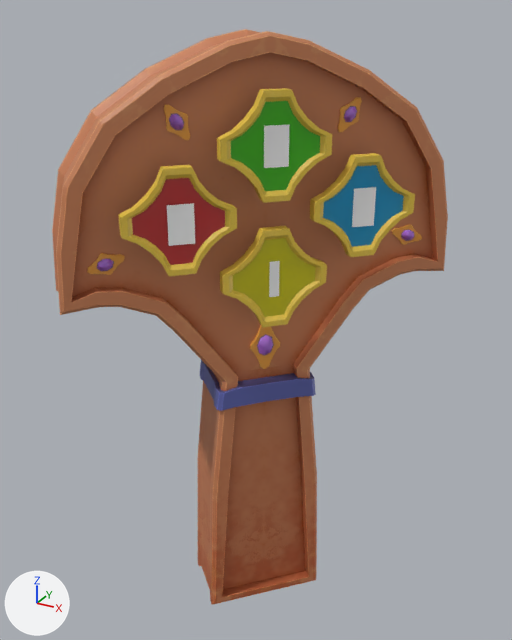
Before and after pictures for a commit that changed the FBX model Assets/1_Mesh3D/SM_Plate_001.fbx.
Rendered twice from a 50 mm lens placed at (0.926, -1.684, 1.776), pointed at (-0.015, 0.026, 0.921). Arrows for +X, +Y and +Z are at lower left; the lights stay in place. The picture after the commit comes second. Where no turn or scale is listed for an object, it has been applied to the vertices.

The first picture shows 'Plaque_Jaune', 'Plaque_Rouge', 'Plaque_Verte', 'Plaque_bleu', 'SM_Gem_001', 'SM_Plate_001_1', 'Text__TMP_', 'Text__TMP__1', 'Text__TMP__2', 'Text__TMP__3'.
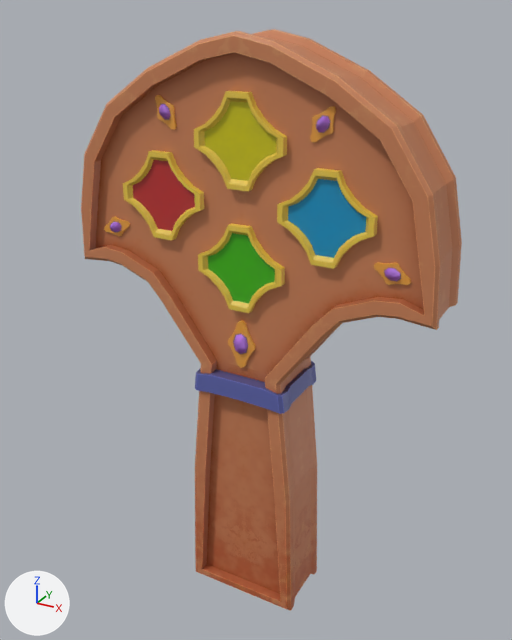
ob_group1 is not drawn itself; it is the parent of ob_plaque_bleu, ob_plaque_verte, ob_plaque_rouge, ob_plaque_jaune, ob_boxchecker.
ob_sm_plate_001 is not drawn itself; it is the parent of ob_sm_gem_001, ob_sm_plate_001_1, ob_sm_symbole_001, ob_sm_losange.

What differs and where, as boxes [x1, y1, x2, y2] in the pictures (512 x 640 px):
'SM_Plate_001_1', turned
    before: [52, 29, 448, 605]
    after: [81, 29, 462, 611]
'Plaque_Verte', surface changed, moved, rescaled, turned
    before: [217, 88, 332, 203]
    after: [194, 91, 287, 191]
'Plaque_bleu', moved, rescaled, turned
    before: [310, 153, 415, 257]
    after: [277, 168, 378, 269]
'Plaque_Rouge', moved, rescaled, turned
    before: [118, 165, 237, 276]
    after: [123, 150, 204, 240]
'Plaque_Jaune', surface changed, moved, rescaled, turned
    before: [220, 226, 327, 327]
    after: [198, 223, 285, 313]
'SM_Gem_001', turned
    before: [87, 97, 422, 369]
    after: [104, 95, 411, 368]
'Text__TMP_', deleted
    before: [167, 203, 195, 246]
'Text__TMP__3', deleted
    before: [264, 125, 290, 168]
'Text__TMP__2', deleted
    before: [352, 187, 376, 227]
'Text__TMP__1', deleted
    before: [269, 261, 280, 297]
part 1 of me_scene_010, surface changed
    before: [231, 101, 320, 191]
    after: [204, 101, 276, 181]
part 2 of me_scene_004, surface changed
    before: [233, 238, 316, 317]
    after: [208, 233, 275, 303]

Patch to the scene script:
```diff
--- a/Assets/1_Mesh3D/SM_Plate_001.fbx.py
+++ b/Assets/1_Mesh3D/SM_Plate_001.fbx.py
@@ me_scene_010 @@
 me_scene_010.from_pydata(...)  # 180 vertices, 356 faces; spans x -2.0..2.0, y -12.2..12.2, z -13.1..13.1
 # used by ob_plaque_verte; parent = ob_group1; location = (-8.164, 146.5, 0.0759); scale = (0.8, 1.1, 1.1)
+# me_scene_010 part 1: texture (UV) coordinates of 116 of 356 faces, centred in x -0.8..0.8, y -9.3..9.3, z -10.0..10.0, changed; they spanned u 0.3..0.82, v 0.13..0.56 and now span u 0.0..0.29, v 0.13..0.86
 me_scene_010.materials.append(mat_m_losange_001)
@@ me_scene_004 @@
 me_scene_004.from_pydata(...)  # 180 vertices, 356 faces; spans x -2.0..2.0, y -12.2..12.2, z -13.1..13.1
 # used by ob_plaque_jaune; parent = ob_group1; location = (-8.164, 112.2, 0.0759); scale = (0.8, 1.1, 1.1)
+# me_scene_004 part 2: texture (UV) coordinates of 116 of 356 faces, centred in x -0.8..0.8, y -9.3..9.3, z -10.0..10.0, changed; they spanned u 0.0..0.29, v 0.13..0.86 and now span u 0.3..0.82, v 0.13..0.56
 me_scene_004.materials.append(mat_m_losange_001)
@@ ob_text__tmp__2 @@
-ob_text__tmp__2 = bpy.data.objects.new('Text__TMP__2', me_scene_008)
-ob_text__tmp__2.location = (0.289, 0.067, 1.271)
@@ ob_group1 @@
 ob_group1.parent = ob_sm_losange
-ob_group1.location = (0.9, -129.3, 0.0)
+ob_group1.location = (8.164, -129.3, 0.0000153)
@@ ob_text__tmp @@
-ob_text__tmp = bpy.data.objects.new('Text__TMP_', me_scene_002)
-ob_text__tmp.location = (-0.051, -0.292, 1.266)
@@ ob_text__tmp__3 @@
-ob_text__tmp__3 = bpy.data.objects.new('Text__TMP__3', me_scene_011)
-ob_text__tmp__3.location = (0.118, -0.112, 1.442)
@@ ob_plaque_bleu @@
 ob_plaque_bleu.location = (-8.164, 129.6, 24.8)
-ob_plaque_bleu.scale = (0.8, 1.1, 1.1)
@@ ob_plaque_verte @@
 ob_plaque_verte.parent = ob_group1
-ob_plaque_verte.location = (-8.164, 146.5, 0.0759)
-ob_plaque_verte.scale = (0.8, 1.1, 1.1)
+ob_plaque_verte.location = (-8.164, 146.5, 0.076)
@@ ob_sm_plate_001 @@
 ob_sm_plate_001.location = (0.0, 0.0, 0.0)
-ob_sm_plate_001.rotation_euler = (1.571, 0.0, 2.379)  # degrees (90, 0, 136)
+ob_sm_plate_001.rotation_euler = (1.571, 0.0, 1.571)  # degrees (90, 0, 90)
 ob_sm_plate_001.scale = (0.01, 0.01, 0.01)
@@ ob_plaque_rouge @@
 ob_plaque_rouge.location = (-8.164, 129.6, -24.8)
-ob_plaque_rouge.scale = (0.8, 1.1, 1.1)
@@ ob_text__tmp__1 @@
-ob_text__tmp__1 = bpy.data.objects.new('Text__TMP__1', me_scene_005)
-ob_text__tmp__1.location = (0.118, -0.111, 1.097)
@@ ob_plaque_jaune @@
 ob_plaque_jaune.parent = ob_group1
-ob_plaque_jaune.location = (-8.164, 112.2, 0.0759)
-ob_plaque_jaune.scale = (0.8, 1.1, 1.1)
+ob_plaque_jaune.location = (-8.164, 112.2, 0.0761)
```
